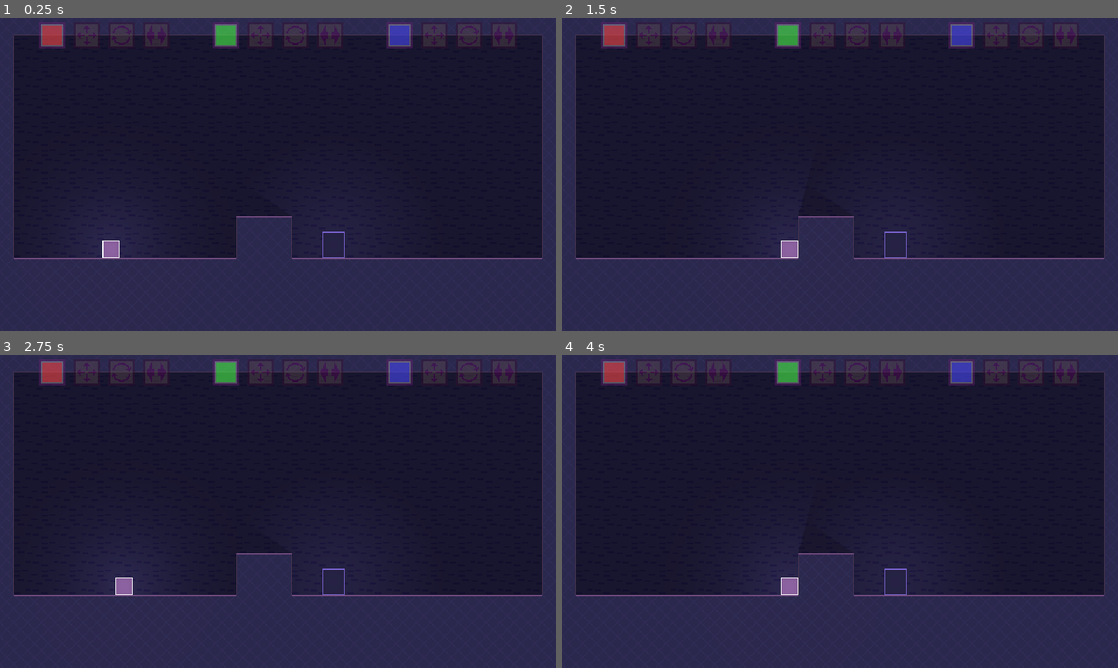
Above: before the commit, frames 1-4 (two rows, left to right).
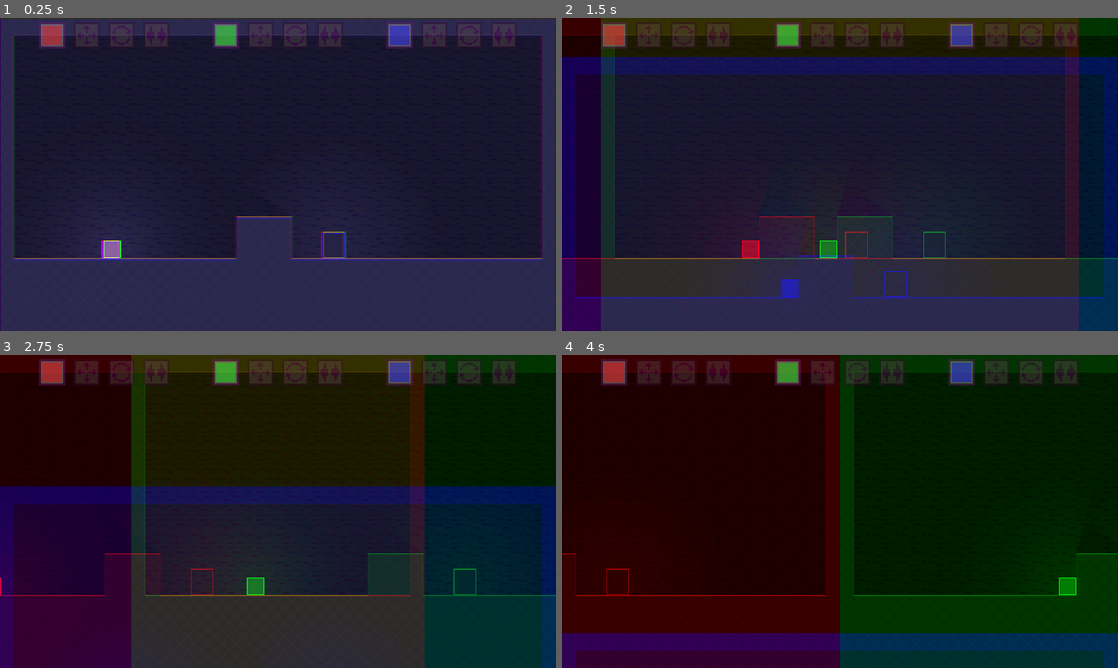
Above: after the commit, the same moments.

Repository: robotmaster/game-off-2026
Game: Godot game, scene res://scenes/rooms/intro.tscn
The game is run twice, just before and just after one commit, with the same random seed, the same clock (stepped at 60 frames per second) and the same inputs.
Inputs:
- Up to frame 1 (0.25 s): no input
- Up to frame 2 (1.5 s): hold Shift (move_slow) 0.53-1.28 s; hold Right (right) from 0.53 s (still down); tap B (revert_jump) at 0.77 s; tap X (switch_edit) at 1.35 s
- Up to frame 3 (2.75 s): tap B (revert_jump) at 1.52 s; release Right (right) at 2.03 s; hold Left (left) from 2.03 s (still down); tap Z (toggle_play) at 2.1 s
- Up to frame 4 (4 s): release Left (left) at 2.78 s; hold Right (right) from 2.78 s (still down); tap Shift (move_slow) at 2.85 s; tap B (revert_jump) at 3.02, 3.77 s; tap X (switch_edit) at 3.6 s

The runs differ from the first frame. In frame 1, 1.9% of the frame differs, in the area x 0-100%, y 0-100%; in frame 2, 33%; in frame 3, 78%; in frame 4, 100%.

Commit message:
checkpoint for shader

Diff:
--- a/game-off-2026/shaders/polygon_move_area.gdshader
+++ b/game-off-2026/shaders/polygon_move_area.gdshader
@@ -1,6 +1,7 @@
 shader_type canvas_item;
 
 uniform float time;
+uniform sampler2D screen_texture : hint_screen_texture, repeat_disable, filter_nearest;
 
 void fragment() {
 	vec4 original_color = COLOR;
--- /dev/null
+++ b/game-off-2026/shaders/transition.gdshader
@@ -0,0 +1,41 @@
+shader_type canvas_item;
+render_mode unshaded;
+
+uniform sampler2D screen_texture : hint_screen_texture, repeat_disable, filter_nearest;
+
+uniform float time;
+
+void fragment() {
+	float converted_offset = pow(time, 2) * 20.0;
+
+	vec2 pos = SCREEN_UV + vec2(converted_offset, 0) * SCREEN_PIXEL_SIZE;
+	vec4 left_color;
+	if (pos.x < 0.0 || pos.x > 1.0 || pos.y < 0.0 || pos.y > 1.0) {
+		left_color = vec4(0, 0, 0, 0);
+	}
+	else {
+		left_color = textureLod(screen_texture, pos, 0.0);
+	}
+
+	pos = SCREEN_UV - vec2(converted_offset, 0) * SCREEN_PIXEL_SIZE;
+	vec4 right_color;
+	if (pos.x < 0.0 || pos.x > 1.0 || pos.y < 0.0 || pos.y > 1.0) {
+		right_color = vec4(0, 0, 0, 0);
+	}
+	else {
+		right_color = textureLod(screen_texture, pos, 0.0);
+	}
+
+	pos = SCREEN_UV - vec2(0, converted_offset) * SCREEN_PIXEL_SIZE;
+	vec4 bottom_color;
+	if (pos.x < 0.0 || pos.x > 1.0 || pos.y < 0.0 || pos.y > 1.0) {
+		bottom_color = vec4(0, 0, 0, 0);
+	}
+	else {
+		bottom_color = textureLod(screen_texture, pos, 0.0);
+	}
+
+	float offset_amount = 0.0;
+
+	COLOR = vec4(left_color.r, right_color.g, bottom_color.b, 1);
+}
--- a/game-off-2026/visual_tools.gd
+++ b/game-off-2026/visual_tools.gd
@@ -1,22 +1,29 @@
 extends Node
 
-var shader_material : ShaderMaterial
 var polygons_to_draw : Array
 
 var color_rect : ColorRect
 
+var transition_effect : ColorRect
+
+var transition_timer := 0.0
+
 func _ready() -> void:
 	process_physics_priority = -1000
 	process_priority = 1000
-	shader_material = ShaderMaterial.new()
-	shader_material.shader = load("res://shaders/polygon_glow.gdshader")
+
+	var polygon_light_shader_material := ShaderMaterial.new()
+	polygon_light_shader_material.shader = load("res://shaders/polygon_glow.gdshader")
+
+	var transition_shader := ShaderMaterial.new()
+	transition_shader.shader = load("res://shaders/transition.gdshader")
 
 	var viewport_size := get_viewport().get_visible_rect().size
 
 	color_rect = ColorRect.new()
 	color_rect.position = -viewport_size / 2
 	color_rect.size = viewport_size
-	color_rect.material = shader_material
+	color_rect.material = polygon_light_shader_material
 	color_rect.z_index = 1000
 
 	var back_buffer_copy := BackBufferCopy.new()
@@ -25,6 +32,20 @@
 
 	back_buffer_copy.add_child(color_rect)
 	get_node("/root").add_child.call_deferred(back_buffer_copy)
+
+
+	transition_effect = ColorRect.new()
+	transition_effect.position = -viewport_size / 2
+	transition_effect.size = viewport_size
+	transition_effect.material = transition_shader
+	transition_effect.z_index = 2000
+
+	var transition_back_buffer_copy := BackBufferCopy.new()
+	transition_back_buffer_copy.z_index = 2000
+	transition_back_buffer_copy.copy_mode = BackBufferCopy.COPY_MODE_VIEWPORT
+
+	transition_back_buffer_copy.add_child(transition_effect)
+	get_node("/root").add_child.call_deferred(transition_back_buffer_copy)
 
 func _physics_process(delta: float) -> void:
 	polygons_to_draw = []
@@ -38,8 +59,9 @@
 		}
 	)
 
-
-func _process(_delta: float) -> void:
+func _process(delta: float) -> void:
+	transition_timer += delta
+	transition_effect.material.set_shader_parameter("time", transition_timer)
 
 	var polygon_edges : PackedVector4Array = []
 
Not shown, added: game-off-2026/shaders/transition.gdshader.uid
